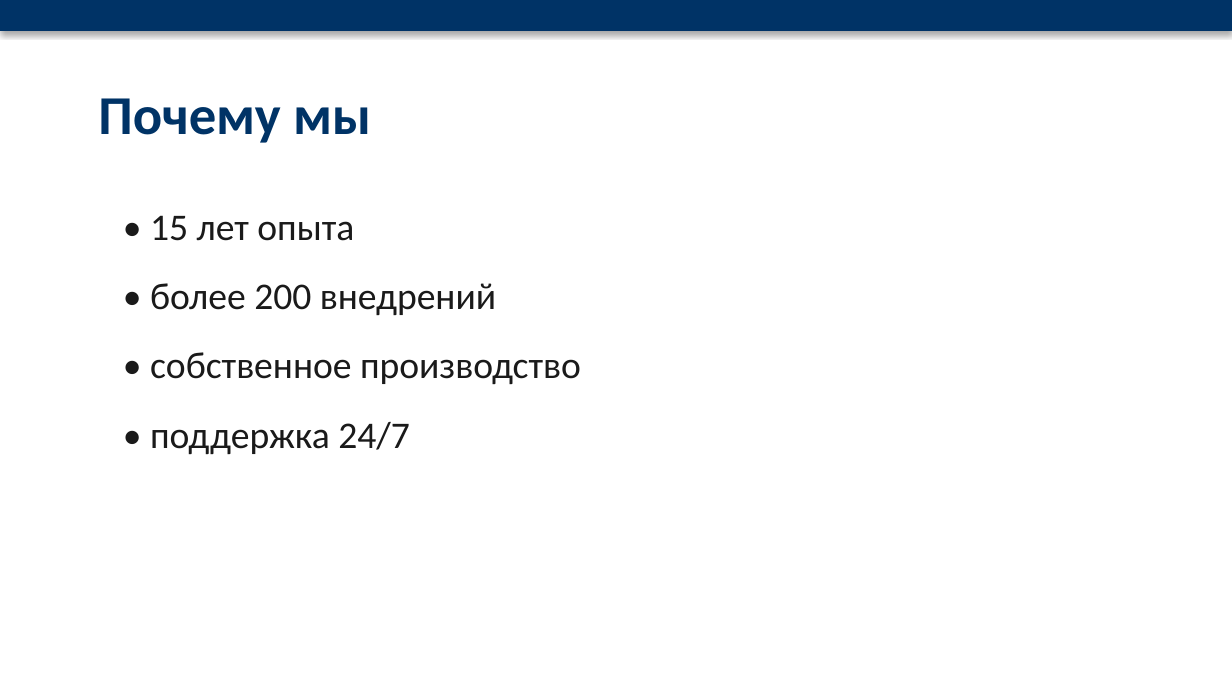
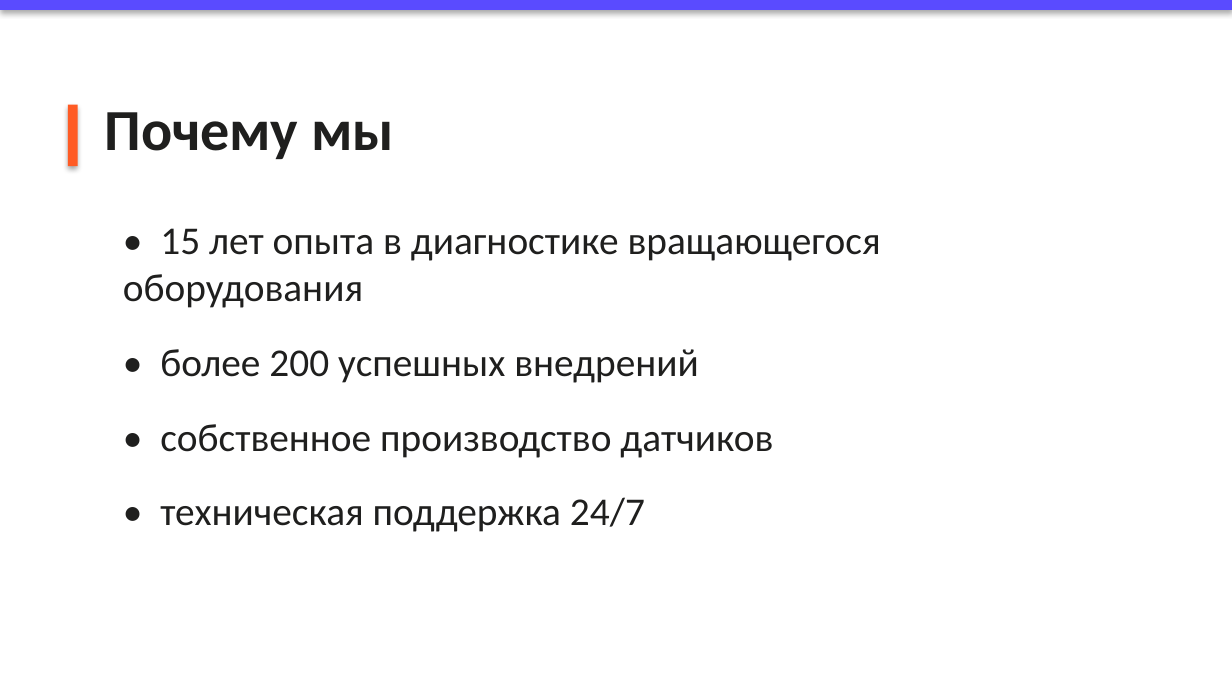
Before and after one commit to Katy-Klochkova/brandmarka, a slide deck: slide 3 of docs/presentation-example.pptx. Drawn at 1232x693 pixels with LibreOffice and Linux fonts; fonts in the diff are those of the drawing. Boxes give left, top, right and bottom in pixels: in the first picture for what was removed or moved away, otherwise in the second. Text is boxed around its words. In the diff, an @@ line names an element or a change of style, - is before the commit and + after.

```diff
--- a/docs/presentation-example.pptx
+++ b/docs/presentation-example.pptx
@@ rectangle: place and size @@
-rectangle at [0,0,1232,31]
+rectangle at [0,0,1232,10]
@@ rectangle at [0,0,1232,10]: fill #003366 to #5A4BFF @@
@@ text "Почему мы": place and size @@
-text "Почему мы" at [98,98,371,143]
+text "Почему мы" at [104,112,394,159]
@@ text "Почему мы" at [104,112,394,159]: size 32 to 34 pt, text colour #003366 to #1F1F1E @@
@@ rectangle added at [68,105,78,166], fill #FF5B24 @@
@@ text at [123,228,881,532]: text changed; size 22 to 23 pt; text colour #1A1A1A to #1F1F1E @@
-• 15 лет опыта
-• более 200 внедрений
-• собственное производство
-• поддержка 24/7
+• 15 лет опыта в диагностике вращающегося оборудования
+• более 200 успешных внедрений
+• собственное производство датчиков
+• техническая поддержка 24/7
```
Also in this commit, not shown: 4 other slides changed, 9 other files.
